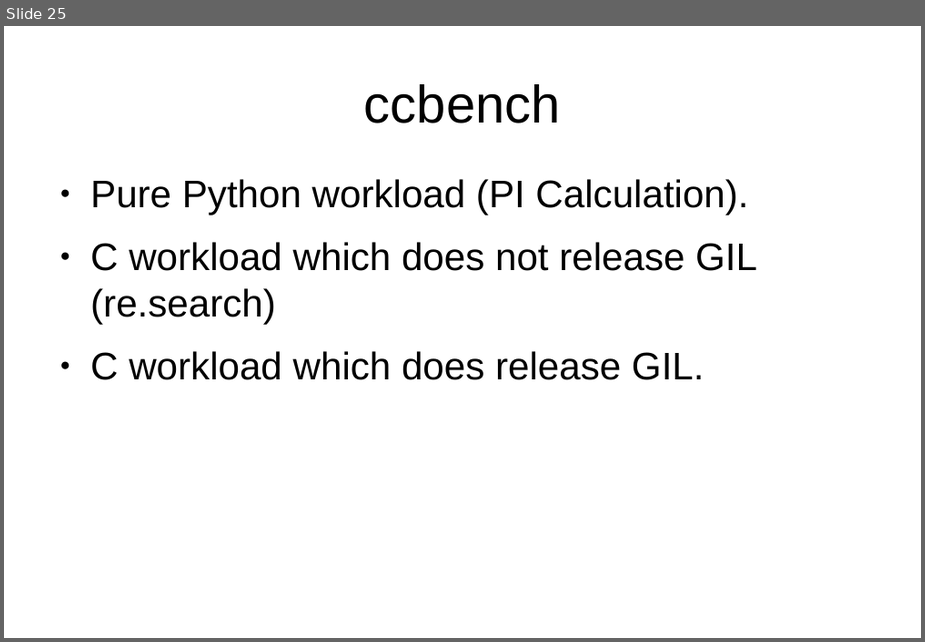
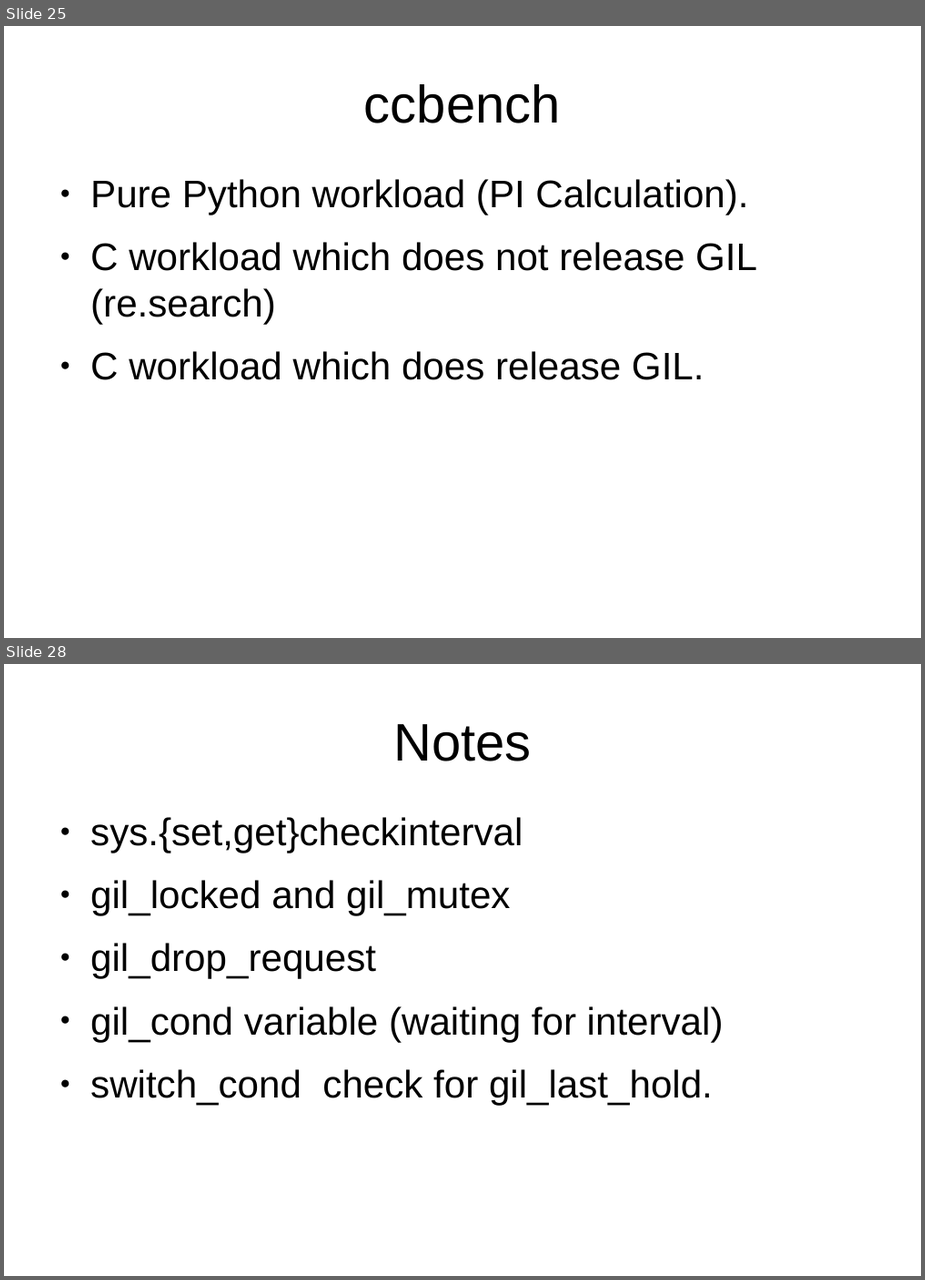
Before and after one commit to uthcode/learntosolveit, a slide deck: scipy09/gil.odp. Shown one above the other, each under a label of ours: slide 25 before the commit, slides 25 and 28 after it; the slides between them are not shown. The pictures are 925x642 and 925x1280 pixels, drawn with LibreOffice and Linux fonts; fonts in the diff are those of the drawing. Boxes give left, top, right and bottom in pixels: in the first picture for what was removed or moved away, otherwise in the second. Text is boxed around its words. In the diff, an @@ line names an element or a change of style, - is before the commit and + after.

```diff
--- a/scipy09/gil.odp
+++ b/scipy09/gil.odp
@@ slide 28 added at box(4, 664, 921, 1276), background #FFFFFF @@
@@ title added at box(393, 724, 531, 761), 44 pt, text #000000 @@
+Notes
@@ text added at box(90, 817, 724, 1104), 32 pt, text #000000 @@
+● sys.{set,get}checkinterval
+● gil_locked and gil_mutex
+● gil_drop_request
+● gil_cond variable (waiting for interval)
+● switch_cond check for gil_last_hold.
```
Also in this commit, not shown: 4 slides changed, 1 other slide added, 3 other files.
